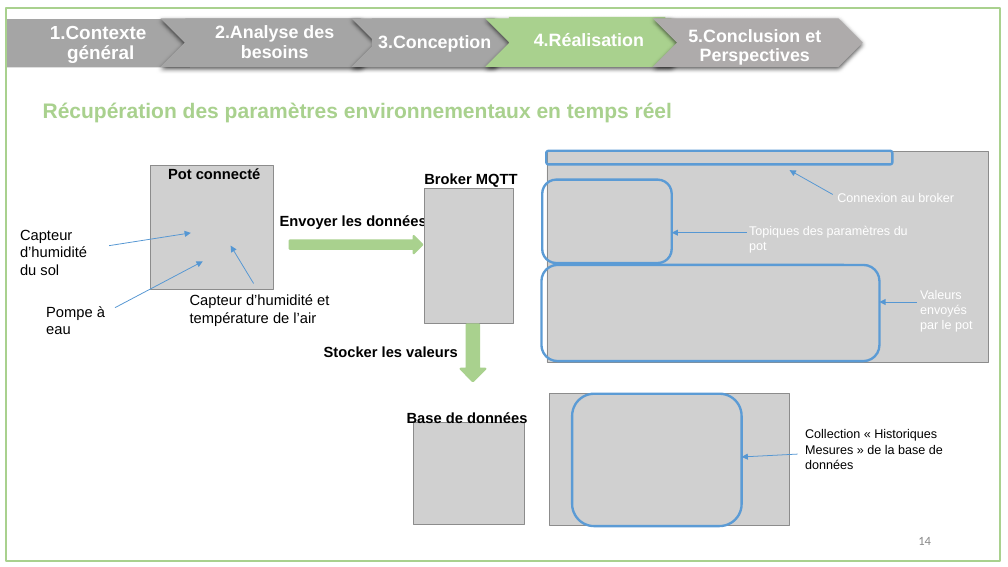
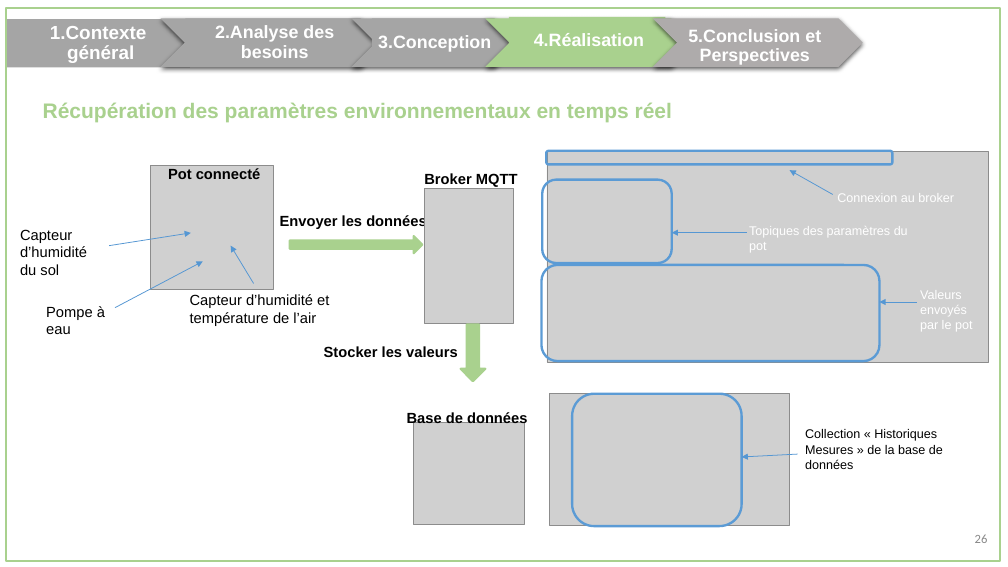
Before and after one commit to oussema1-hub/Rapport-Conception, a slide deck: slide 28 of presentation.pptx. Drawn at 1008x567 pixels with LibreOffice and Linux fonts; fonts in the diff are those of the drawing; grey boxes stand for pictures. Boxes give left, top, right and bottom in pixels: in the first picture for what was removed or moved away, otherwise in the second. Text is boxed around its words. In the diff, an @@ line names an element or a change of style, - is before the commit and + after.

```diff
--- a/presentation.pptx
+++ b/presentation.pptx
@@ text removed at (918, 537, 931, 545) @@
-14
@@ text added at (975, 534, 988, 543), 12 pt, text #888888 @@
+26
```
Also in this commit, not shown: 35 other slides changed, 1 other file.
